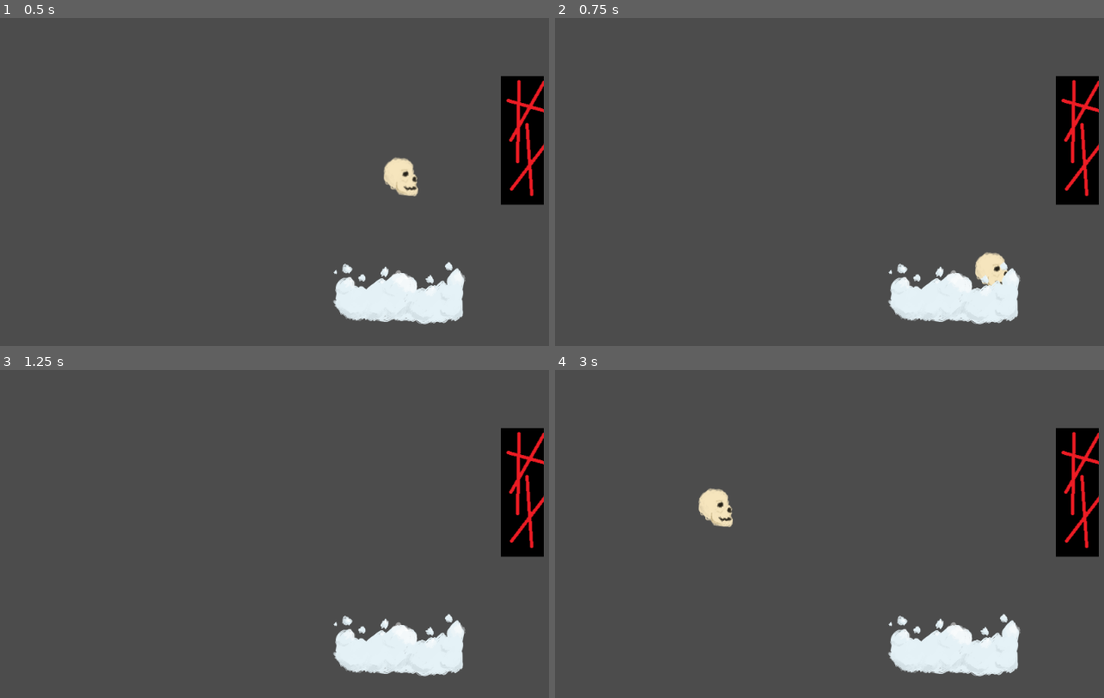
Above: before the commit, frames 1-4 (two rows, left to right).
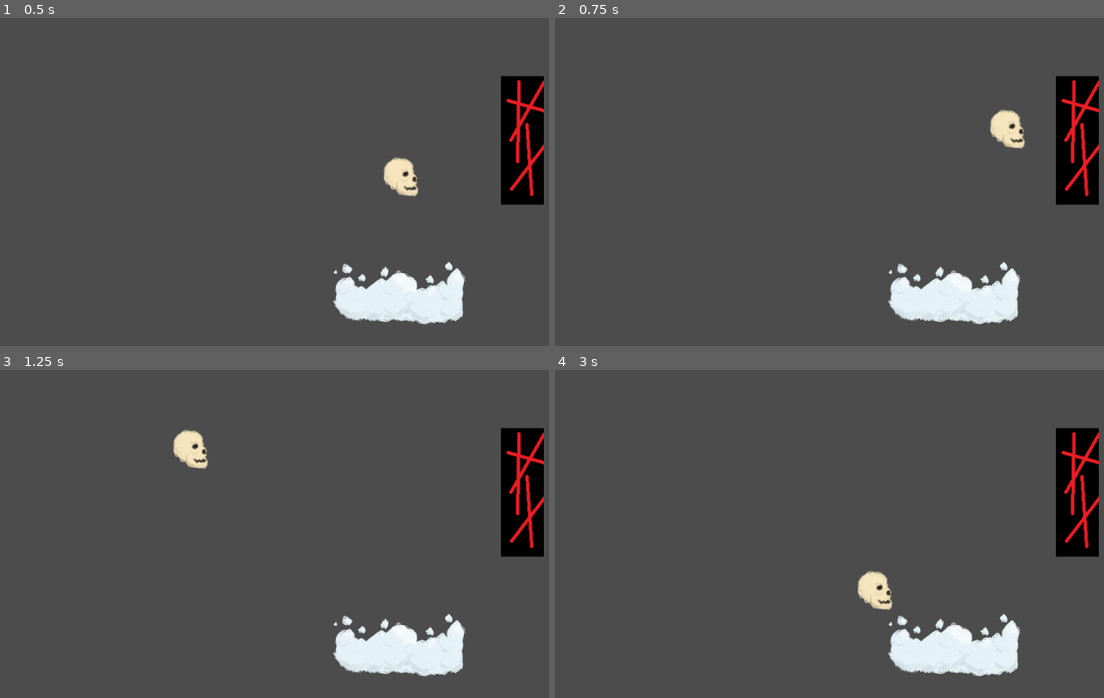
Above: after the commit, the same moments.

Repository: 4X3L/sky-high
Game: Godot game, scene res://Game.tscn
The game is run twice, just before and just after one commit, with the same random seed, the same clock (stepped at 60 frames per second) and the same inputs.
Inputs (mouse positions are in pixels of both pictures, inside the frame that each line leads up to):
- Up to frame 1 (0.5 s): no input
- Up to frame 2 (0.75 s): move the mouse to (1049, 126) at 0.52 s; press the mouse at (1049, 126) at 0.53 s
- Up to frame 3 (1.25 s): no input
- Up to frame 4 (3 s): move the mouse to (758, 517) at 1.27 s; release the mouse at (758, 517) at 1.28 s; click (758, 517) at 1.35 s; move the mouse to (966, 409) at 2.02 s; press the mouse at (966, 409) at 2.03 s; move the mouse to (862, 576) at 2.77 s; release the mouse at (862, 576) at 2.78 s; click (862, 576) at 2.85 s

Frame 1 is identical in both runs. In frame 2, 1.0% of the frame differs, in the area x 76-86%, y 27-82%; in frame 3, 0.6%; in frame 4, 1.1%, in the area x 26-62%, y 36-74%.

Commit message:
Fixed bad speed

Diff:
--- a/Game.tscn
+++ b/Game.tscn
@@ -6,8 +6,10 @@
 
 [node name="Node2D" type="Node2D"]
 
-[node name="Node2D" parent="." instance=ExtResource( 1 )]
+[node name="Player" parent="." instance=ExtResource( 1 )]
 position = Vector2( 601.306, 202.669 )
+JUMP_POWER_FIXED = 1000.0
+FIXED = true
 
 [node name="Platform" parent="." groups=[
 "Platforms",
--- a/Player.gd
+++ b/Player.gd
@@ -6,8 +6,10 @@
 
 # Our velocity
 var velocity = Vector2(0, 0)
-const GRAVITY = 20
-const JUMP_POWER = 2
+export var GRAVITY : float = 20
+export var JUMP_POWER : float = 2
+export var JUMP_POWER_FIXED : float = 1000
+export var FIXED : bool = false
 
 func _ready():
 	velocity[0] = 0
@@ -18,17 +20,12 @@
 	if event.is_action_pressed("game_click"):
 		#velocity[1] = -800
 
-		# What is the mouse position
-		var mouse_position = get_viewport().get_mouse_position()
-		print(mouse_position)
+		velocity = get_viewport().get_mouse_position() - position
 
-		# What is our posititon
-		var our_position = position
-		print(our_position)
-
-		#Draw a line
-		var bob = mouse_position - our_position
-		velocity = velocity + ( bob * JUMP_POWER )
+		if FIXED:
+			velocity = velocity.normalized() * JUMP_POWER_FIXED
+		else:
+			velocity = velocity * JUMP_POWER
 
 
 
